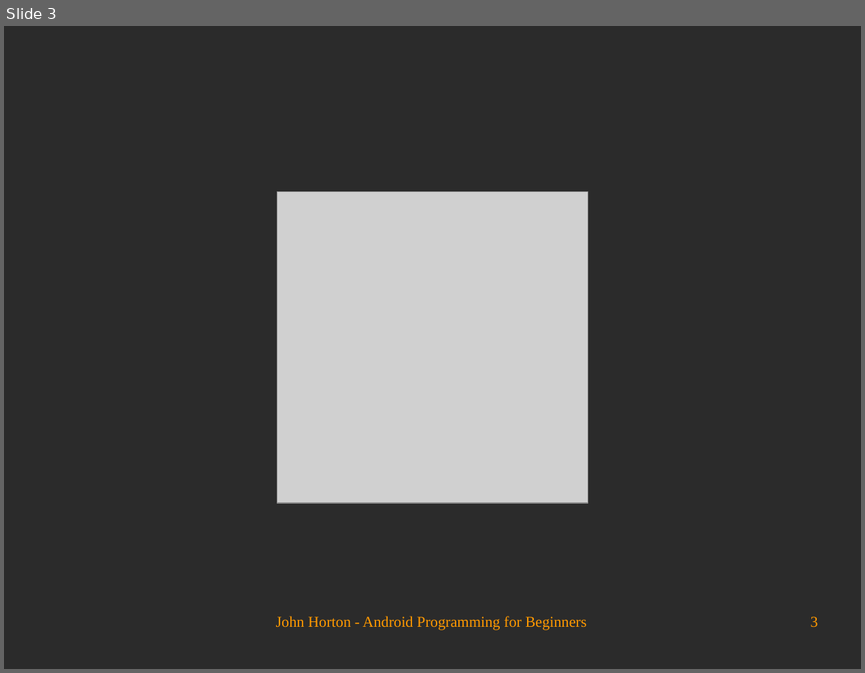
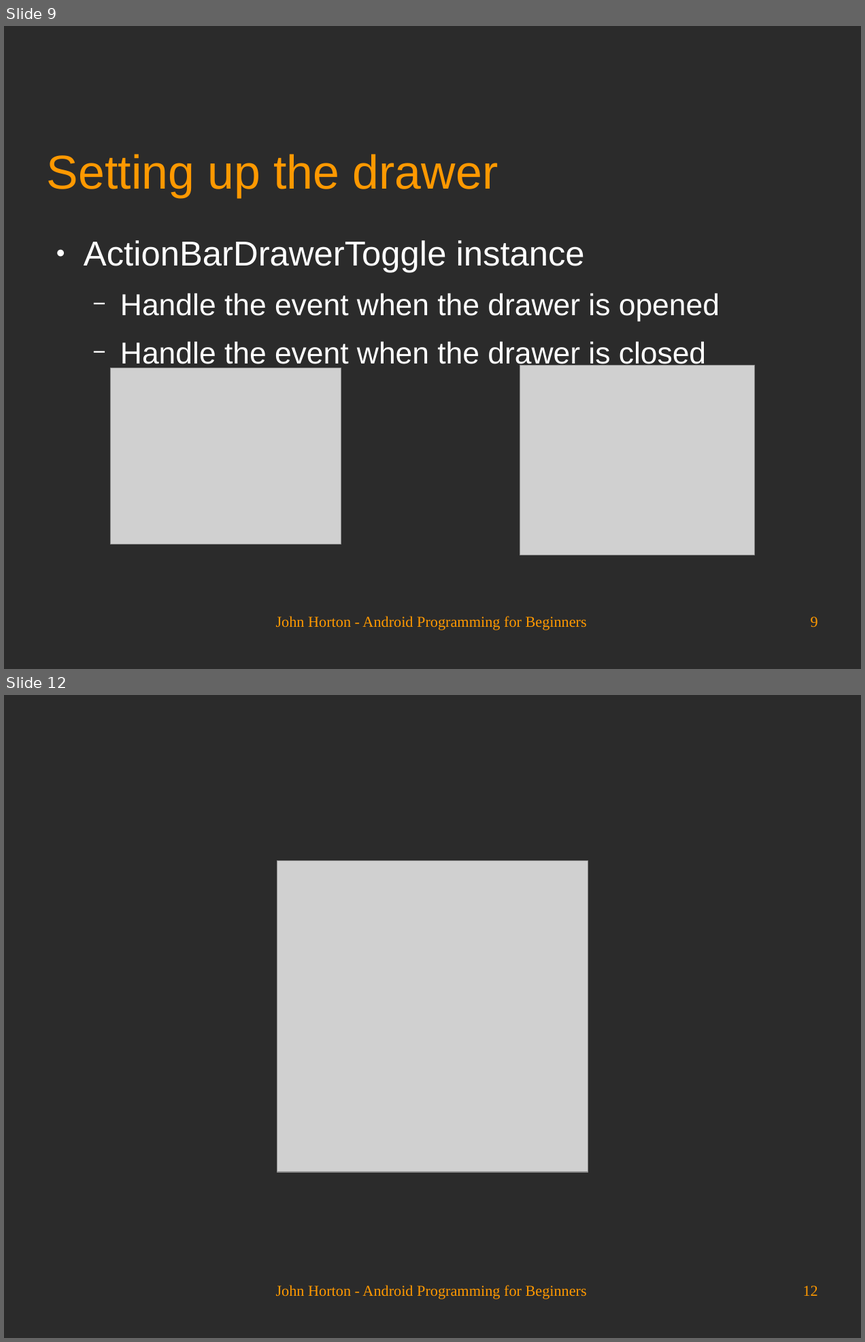
Before and after one commit to Academy-Soft-Intellect/Android-Programming-for-Beginners, a slide deck: 21_Navigation_Drawer_and_Where_It_s_Snap.odp. Shown one above the other, each under a label of ours: slide 3 before the commit, slides 9 and 12 after it; the slides between them are not shown. The pictures are 865x673 and 865x1342 pixels, drawn with LibreOffice and Linux fonts; fonts in the diff are those of the drawing; grey boxes stand for pictures; background and template pictures are left out; a plain dark background stands for a picture behind light text. Boxes give left, top, right and bottom in pixels: in the first picture for what was removed or moved away, otherwise in the second. Text is boxed around its words. In the diff, an @@ line names an element or a change of style, - is before the commit and + after.

```diff
--- a/21_Navigation_Drawer_and_Where_It_s_Snap.odp
+++ b/21_Navigation_Drawer_and_Where_It_s_Snap.odp
@@ slide 9 added at bbox=[4, 26, 861, 669], background picture (left out) @@
@@ title added at bbox=[47, 154, 498, 197], 44 pt, text #FF9900 @@
+Setting up the drawer
@@ text added at bbox=[84, 240, 719, 370], 28 pt, text #FFFFFF @@
+● ActionBarDrawerToggle instance
+  − Handle the event when the drawer is opened
+  − Handle the event when the drawer is closed
@@ picture added at bbox=[111, 368, 341, 543] @@
@@ picture added at bbox=[520, 365, 755, 554] @@
@@ text added at bbox=[276, 616, 587, 630], 14 pt, text #FF9900 @@
+John Horton - Android Programming for Beginners
@@ page number added at bbox=[810, 616, 818, 626], 14 pt, text #FF9900 @@
+9
@@ what was slide 3 is now slide 12 @@
@@ page number at bbox=[803, 1285, 818, 1295]: text changed @@
-3
+12
```
Also in this commit, not shown: 2 slides changed, 8 other slides added.
